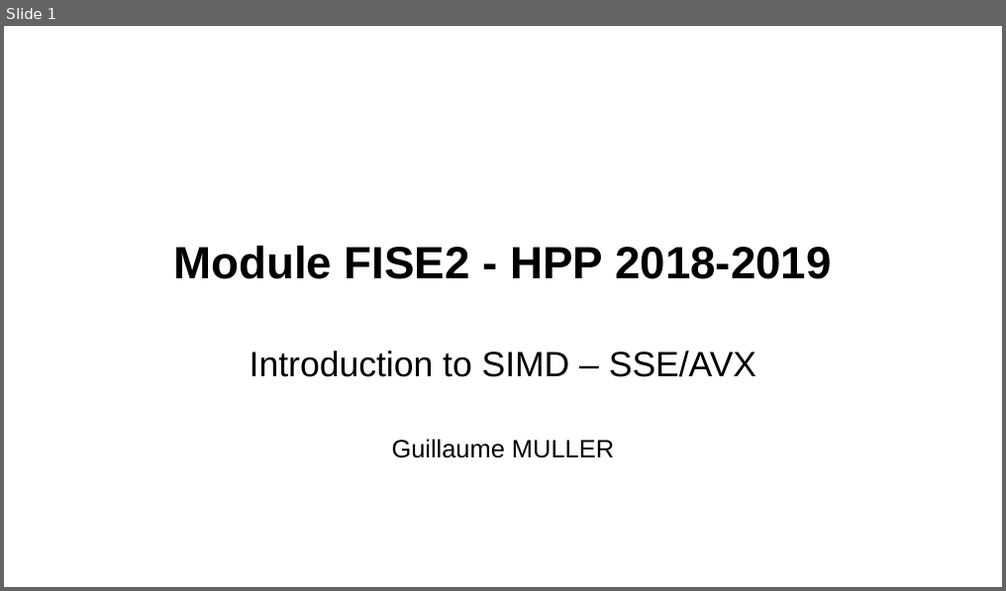
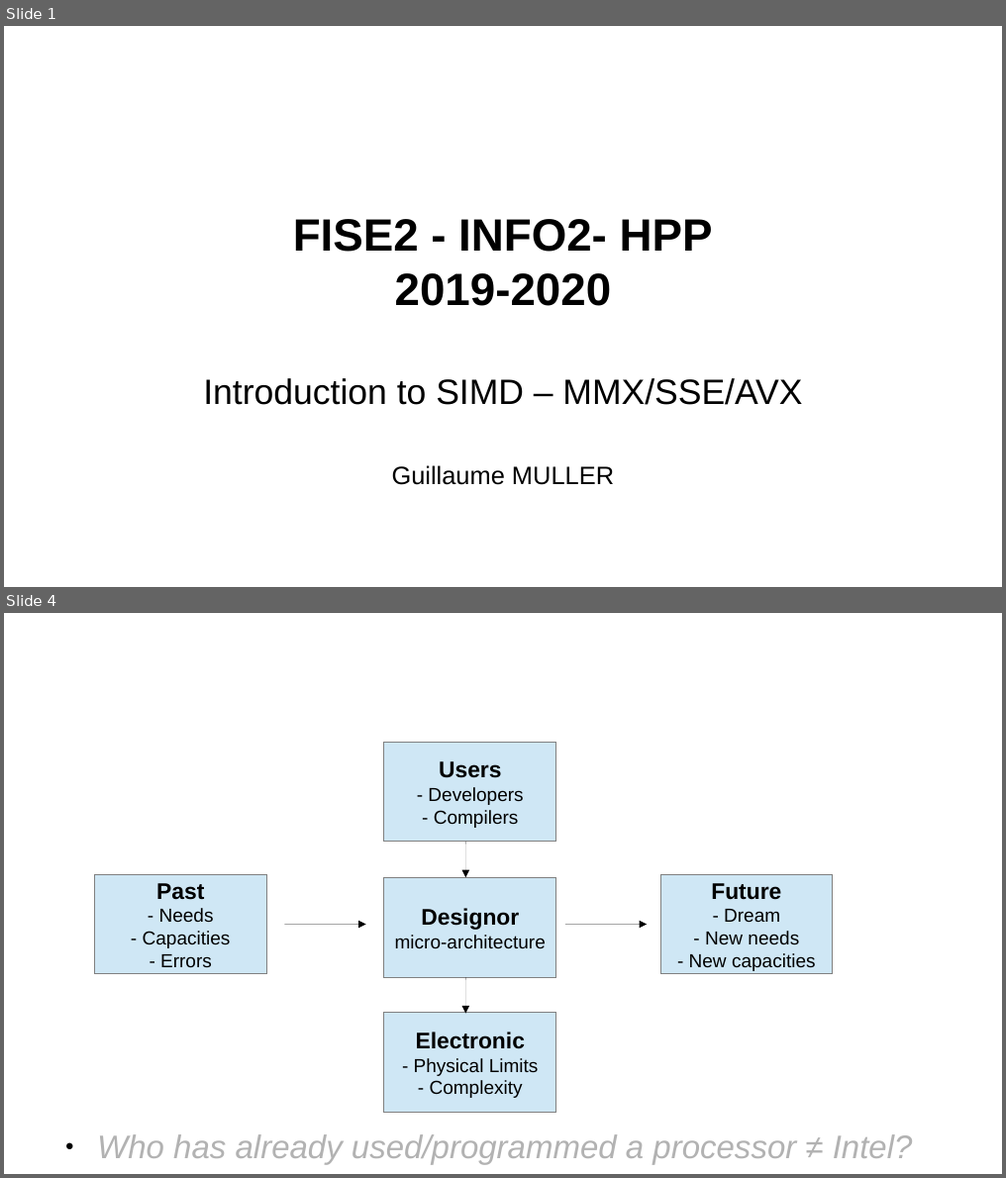
Before and after one commit to telecom-se/hpp, a slide deck: lab2/Slides/slides_Intro.odp. Shown one above the other, each under a label of ours: slide 1 before the commit, slides 1 and 4 after it; the slides between them are not shown. The pictures are 1006x591 and 1006x1178 pixels, drawn with LibreOffice and Linux fonts; fonts in the diff are those of the drawing; background and template pictures are left out. Boxes give left, top, right and bottom in pixels: in the first picture for what was removed or moved away, otherwise in the second. Text is boxed around its words. In the diff, an @@ line names an element or a change of style, - is before the commit and + after.

```diff
--- a/lab2/Slides/slides_Intro.odp
+++ b/lab2/Slides/slides_Intro.odp
@@ slide 4 added at [4,613,1002,1174], background #FFFFFF @@
@@ title added at [54,635,749,727], 35.7 pt, text #FFFFFF @@
+"ça dépend, ça dépasse"?
@@ rectangle added at [384,743,556,842], fill #CFE7F5, outline #808080 0 pt, 15 pt, text #000000 @@
+Users
+- Developers
+- Compilers
@@ arrow added from (465, 842) to (465, 877), #000000 0 pt @@
@@ rectangle added at [94,874,266,974], fill #CFE7F5, outline #808080 0 pt, 15 pt, text #000000 @@
+Past
+- Needs
+- Capacities
+- Errors
@@ rectangle added at [384,878,556,978], fill #CFE7F5, outline #808080 0 pt, 15 pt, text #000000 @@
+Designor
+micro-architecture
@@ rectangle added at [660,874,833,974], fill #CFE7F5, outline #808080 0 pt, 15 pt, text #000000 @@
+Future
+- Dream
+- New needs
+- New capacities
@@ arrow added from (285, 925) to (366, 925), #000000 0 pt @@
@@ arrow added from (565, 925) to (647, 925), #000000 0 pt @@
@@ arrow added from (465, 978) to (465, 1013), #000000 0 pt @@
@@ rectangle added at [384,1013,556,1113], fill #CFE7F5, outline #808080 0 pt, 15 pt, text #000000 @@
+Electronic
+- Physical Limits
+- Complexity
@@ text added at [97,1135,913,1164], 26 pt, text #B2B2B2, italic @@
+● Who has already used/programmed a processor ≠ Intel?
@@ slide 1 changed as well @@
@@ subtitle at [203,219,802,405]: text changed @@
-Module FISE2 - HPP 2018-2019
-Introduction to SIMD – SSE/AVX
+FISE2 - INFO2- HPP
+2019-2020
+Introduction to SIMD – MMX/SSE/AVX
```
Also in this commit, not shown: 2 other slides changed, 1 other slide added, 2 slides removed, 1 other file.
